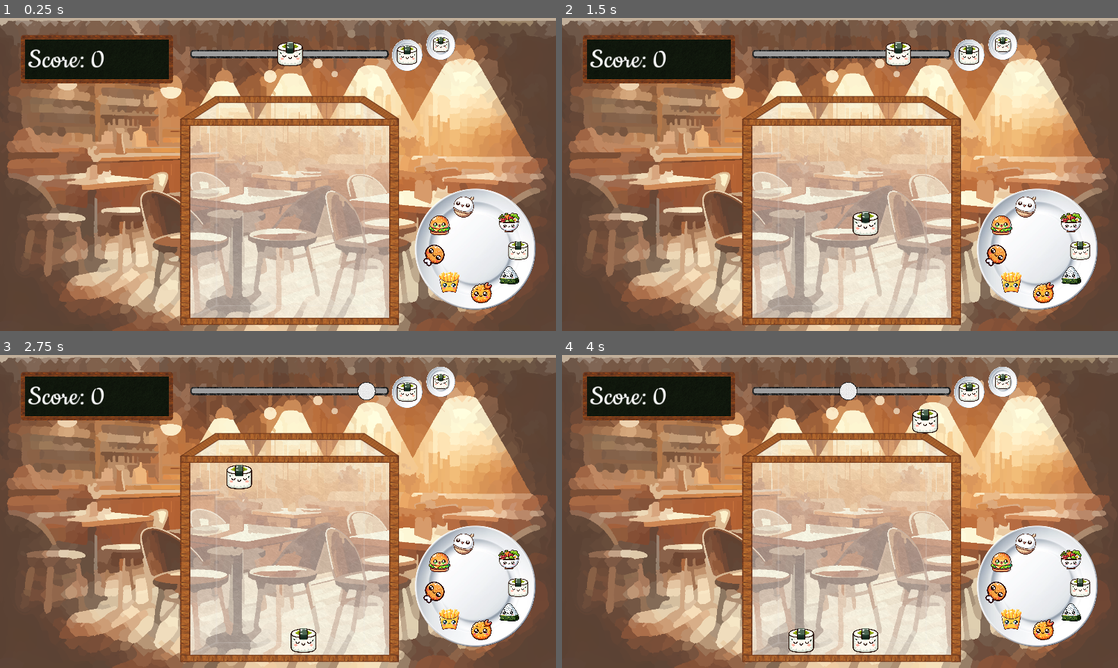
Above: before the commit, frames 1-4 (two rows, left to right).
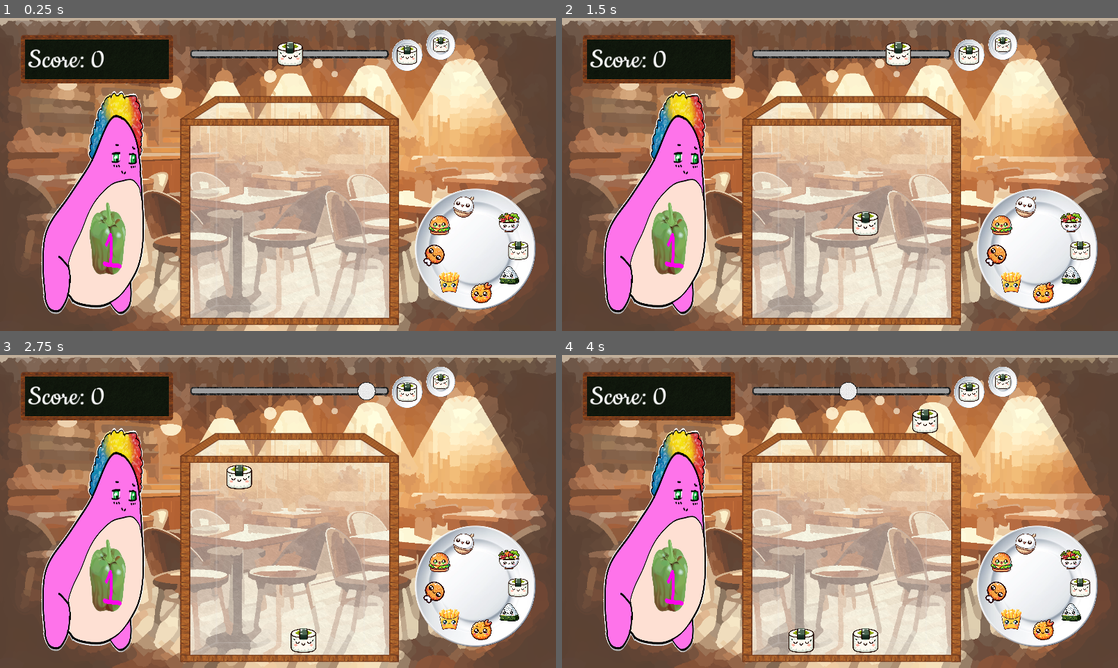
Above: after the commit, the same moments.

Repository: Niwatori401/DropGame
Game: Godot game, scene res://main_root.tscn
Same seed, same stepped clock (60 frames per second), same inputs: the game is played once before the commit and once after it.
Inputs:
- Up to frame 1 (0.25 s): no input
- Up to frame 2 (1.5 s): tap Enter at 0.5 s; hold Right (move_right) 0.53-1.28 s; tap S (drop_ball) at 0.6, 1.35 s; hold Left (move_left) from 1.28 s (still down)
- Up to frame 3 (2.75 s): release Left (move_left) at 2.03 s; hold Right (move_right) from 2.03 s (still down); tap S (drop_ball) at 2.1 s
- Up to frame 4 (4 s): tap S (drop_ball) at 2.85, 3.6 s; release Right (move_right) at 3.53 s; hold Left (move_left) from 3.53 s (still down)

The runs differ from the first frame. In frame 1, 9.1% of the frame differs, in the area x 7-27%, y 23-96%; in frame 2, 9.1%; in frame 3, 9.1%; in frame 4, 9.1%.

Commit message:
Add character art changing system Fix bug where thud ability removal wasn't working Add sample score client implementation

Diff:
--- /dev/null
+++ b/Character.gd
@@ -0,0 +1,39 @@
+extends AnimatedSprite2D
+
+# Minimum score for each sprite level
+var point_thresholds = [0, 30, 50, 70, 100];
+var current_level = 0;
+
+var score = 0;
+
+func _ready():
+	pass
+
+func _process(delta):
+	pass
+
+func _on_ball_popped(score):
+	var sprite_should_change = false;
+
+	self.score += score * 5;
+	if self.score >= point_thresholds[len(point_thresholds) - 1] and current_level < len(point_thresholds) - 1:
+		current_level = len(point_thresholds) - 1;
+		sprite_should_change = true;
+	else:
+		for i in range(len(point_thresholds) - 1):
+			if self.score >= point_thresholds[i] and self.score < point_thresholds[i+1] and current_level != i:
+				current_level = i;
+				sprite_should_change = true;
+				break;
+
+	if sprite_should_change:
+		play(str(current_level));
+
+
+func _on_game_over():
+	self.score = 0;
+
+func _on_new_game():
+	self.score = 0;
+	current_level = 0;
+	play(str(current_level));
--- a/Dropper.gd
+++ b/Dropper.gd
@@ -4,6 +4,7 @@
 @export var ball_scene : PackedScene
 @onready var score_counter = get_tree().get_nodes_in_group("score")[0]
 @onready var mainnode = get_tree().get_nodes_in_group("main")[0]
+@onready var character_sprite = get_tree().get_nodes_in_group("character")[0]
 
 const ball_sprite_scale_for_next = 0.18;
 const ball_sprite_scale_for_next_next = 0.14;
@@ -62,7 +63,9 @@
 	newball.ball_type = self.current_ball_index
 	newball.get_node("Hitbox/Sprite").play(str(newball.ball_type))
 	newball.update_scale()
+	newball.connect("popped", character_sprite._on_ball_popped)
 	newball.connect("popped", score_counter._on_ball_popped)
+	newball.connect("game_over", character_sprite._on_game_over)
 	newball.connect("game_over", mainnode._on_game_over)
 	newball.connect("game_over", self._on_game_over)
 
--- /dev/null
+++ b/ScoreClient.gd
@@ -0,0 +1,47 @@
+extends Node
+
+var base_url = "http://localhost:8080"
+# Called when the node enters the scene tree for the first time.
+func _ready():
+	add_user("BILLY", "BOBBY");
+
+
+# Called every frame. 'delta' is the elapsed time since the previous frame.
+func _process(delta):
+	pass
+
+
+func add_user(username: String, password: String):
+	var hashed_pass = password.hash();
+	# $Http.request_completed.connect()
+	var json = '{"namePassHash": {"userName": "%s", "passHash": "%s"}}' % [username, hashed_pass];
+	var headers = ["Content-Type: application/json"]
+	var url = "%s/user/createUser" % base_url
+	$HTTPRequest.request(url, headers, HTTPClient.METHOD_POST, json)
+
+
+func get_all_scores_for_user(username: String):
+	var url = "%s/score/userScores/%s" % [base_url, username]
+	$HTTPRequest.request(url);
+
+
+func post_new_score_for_user(username: String, score: int):
+	# $Http.request_completed.connect()
+	var json = '{"userId": {"userName":"%s"}, "score":%d}' % [username, score];
+	var headers = ["Content-Type: application/json"]
+	var url = "%s/score/newScore" % base_url
+	$HTTPRequest.request(url, headers, HTTPClient.METHOD_POST, json)
+
+
+func get_user_by_username_password(username: String, password: String):
+	var url = "%s/user/getUser/%s/%s" % [base_url, username, password.hash()]
+	$HTTPRequest.request(url);
+
+
+
+#var json = JSON.stringify(data_to_send)
+#var headers = ["Content-Type: application/json"]
+#$HTTPRequest.request(url, headers, HTTPClient.METHOD_POST, json)
+#func _on_request_completed(result, response_code, headers, body):
+#	var json = JSON.parse_string(body.get_string_from_utf8())
+#	print(json["name"])
--- a/ball.gd
+++ b/ball.gd
@@ -17,6 +17,7 @@
 
 var time_since_thud : float = 0;
 var time_between_thuds : float = 0.5;
+var time_to_thudless : float = 0;
 var time_until_thudless : float = 6;
 
 func _ready():
@@ -60,9 +61,10 @@
 		should_teleport = false
 
 func _on_body_entered(body):
-	if time_since_thud > time_between_thuds and time_since_thud < time_until_thudless:
+	if time_since_thud > time_between_thuds and time_to_thudless < time_until_thudless:
 		$Thud.set_pitch_scale(self.ball_pitches[self.ball_type - 1]);
 		$Thud.play();
+		time_to_thudless += time_since_thud;
 		time_since_thud = 0;
 
 	if body.is_in_group("FailLine"):
--- /dev/null
+++ b/character.tscn
@@ -0,0 +1,56 @@
+[gd_scene load_steps=8 format=3 uid="uid://d1js2a1wpyyix"]
+
+[ext_resource type="Texture2D" uid="uid://bt2q61odyqctl" path="res://art/character/character_0.png" id="1_3kidw"]
+[ext_resource type="Script" path="res://Character.gd" id="1_ydv5b"]
+[ext_resource type="Texture2D" uid="uid://ofe7dko3nux8" path="res://art/character/character_1.png" id="2_hq2k7"]
+[ext_resource type="Texture2D" uid="uid://cx16jyrpmcjob" path="res://art/character/character_2.png" id="3_x3w8d"]
+[ext_resource type="Texture2D" uid="uid://bg48rfs7ove2o" path="res://art/character/character_3.png" id="4_bgnog"]
+[ext_resource type="Texture2D" uid="uid://dkw3mr12wiuh8" path="res://art/character/character_4.png" id="5_hlscx"]
+
+[sub_resource type="SpriteFrames" id="SpriteFrames_e1ee3"]
+animations = [{
+"frames": [{
+"duration": 1.0,
+"texture": ExtResource("1_3kidw")
+}],
+"loop": true,
+"name": &"0",
+"speed": 5.0
+}, {
+"frames": [{
+"duration": 1.0,
+"texture": ExtResource("2_hq2k7")
+}],
+"loop": true,
+"name": &"1",
+"speed": 5.0
+}, {
+"frames": [{
+"duration": 1.0,
+"texture": ExtResource("3_x3w8d")
+}],
+"loop": true,
+"name": &"2",
+"speed": 5.0
+}, {
+"frames": [{
+"duration": 1.0,
+"texture": ExtResource("4_bgnog")
+}],
+"loop": true,
+"name": &"3",
+"speed": 5.0
+}, {
+"frames": [{
+"duration": 1.0,
+"texture": ExtResource("5_hlscx")
+}],
+"loop": true,
+"name": &"4",
+"speed": 5.0
+}]
+
+[node name="Character" type="AnimatedSprite2D" groups=["character"]]
+sprite_frames = SubResource("SpriteFrames_e1ee3")
+animation = &"3"
+script = ExtResource("1_ydv5b")
--- a/main_root.gd
+++ b/main_root.gd
@@ -10,6 +10,8 @@
 	$GameOver.modulate.a = 0;
 	$GameOver.hide();
 	connect("new_game", $Dropper._on_new_game);
+	connect("new_game", $Character._on_new_game);
+
 # Called every frame. 'delta' is the elapsed time since the previous frame.
 func _process(delta):
 	if game_state == "GAMEOVER" and $GameOver.modulate.a < 1:
--- a/main_root.tscn
+++ b/main_root.tscn
@@ -12,6 +12,7 @@
 [ext_resource type="AudioStream" uid="uid://0xqouh58ade0" path="res://audio/Canon in D for Two Harps.mp3" id="8_e5vxy"]
 [ext_resource type="Texture2D" uid="uid://jfutcl4fr7k7" path="res://art/boxtop.png" id="8_rmwwa"]
 [ext_resource type="Texture2D" uid="uid://cdyxv2tf6ciwf" path="res://art/gameover.png" id="11_jfll4"]
+[ext_resource type="PackedScene" uid="uid://d1js2a1wpyyix" path="res://character.tscn" id="13_uqmw8"]
 
 [sub_resource type="SegmentShape2D" id="SegmentShape2D_36y18"]
 a = Vector2(-2, 0)
@@ -108,3 +109,8 @@
 offset_bottom = -12.825
 theme_override_font_sizes/font_size = 56
 text = "Press R to restart"
+
+[node name="Character" parent="." instance=ExtResource("13_uqmw8")]
+position = Vector2(193, 384)
+scale = Vector2(0.416371, 0.685615)
+animation = &"0"
--- /dev/null
+++ b/score_client.tscn
@@ -0,0 +1,8 @@
+[gd_scene load_steps=2 format=3 uid="uid://c1ei0e4b8wns0"]
+
+[ext_resource type="Script" path="res://ScoreClient.gd" id="1_ojkwp"]
+
+[node name="ScoreClient" type="Node"]
+script = ExtResource("1_ojkwp")
+
+[node name="HTTPRequest" type="HTTPRequest" parent="."]
Binary file added: art/character/character_0.png
Not shown, added: art/character/character_0.png.import
Binary file added: art/character/character_1.png
Not shown, added: art/character/character_1.png.import
Binary file added: art/character/character_2.png
Not shown, added: art/character/character_2.png.import
Binary file added: art/character/character_3.png
Not shown, added: art/character/character_3.png.import
Binary file added: art/character/character_4.png
Not shown, added: art/character/character_4.png.import
Not shown, added: export_presets.cfg
Not shown: 1 places in main_root.tscn that only renumber resources
